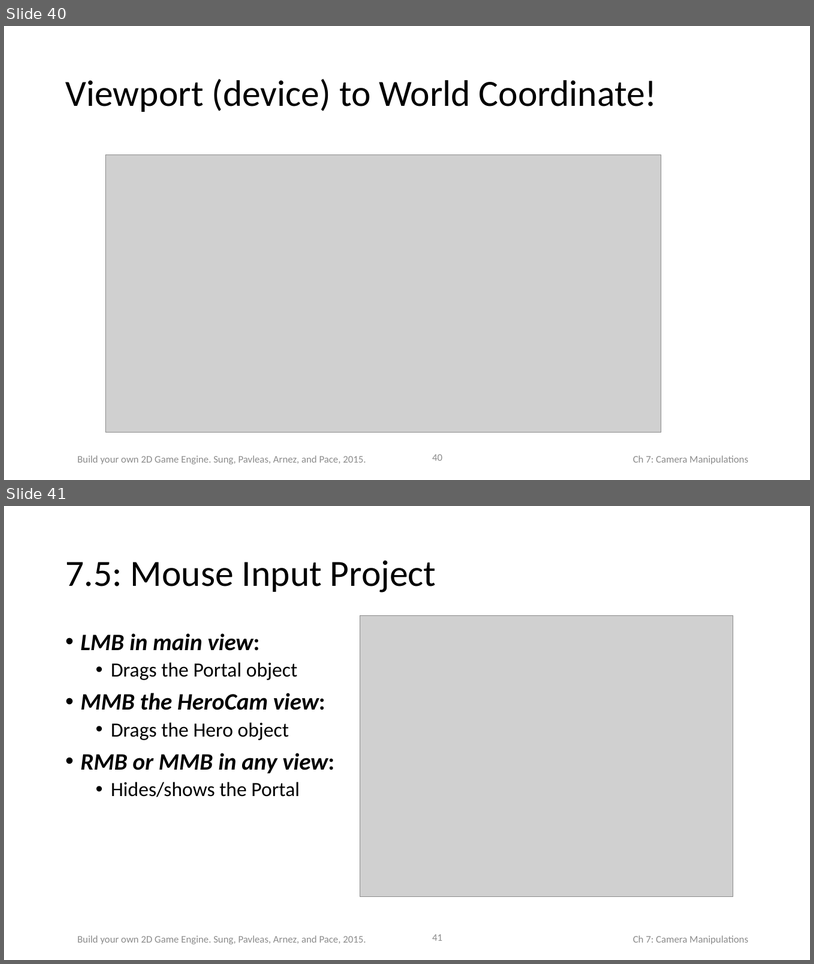
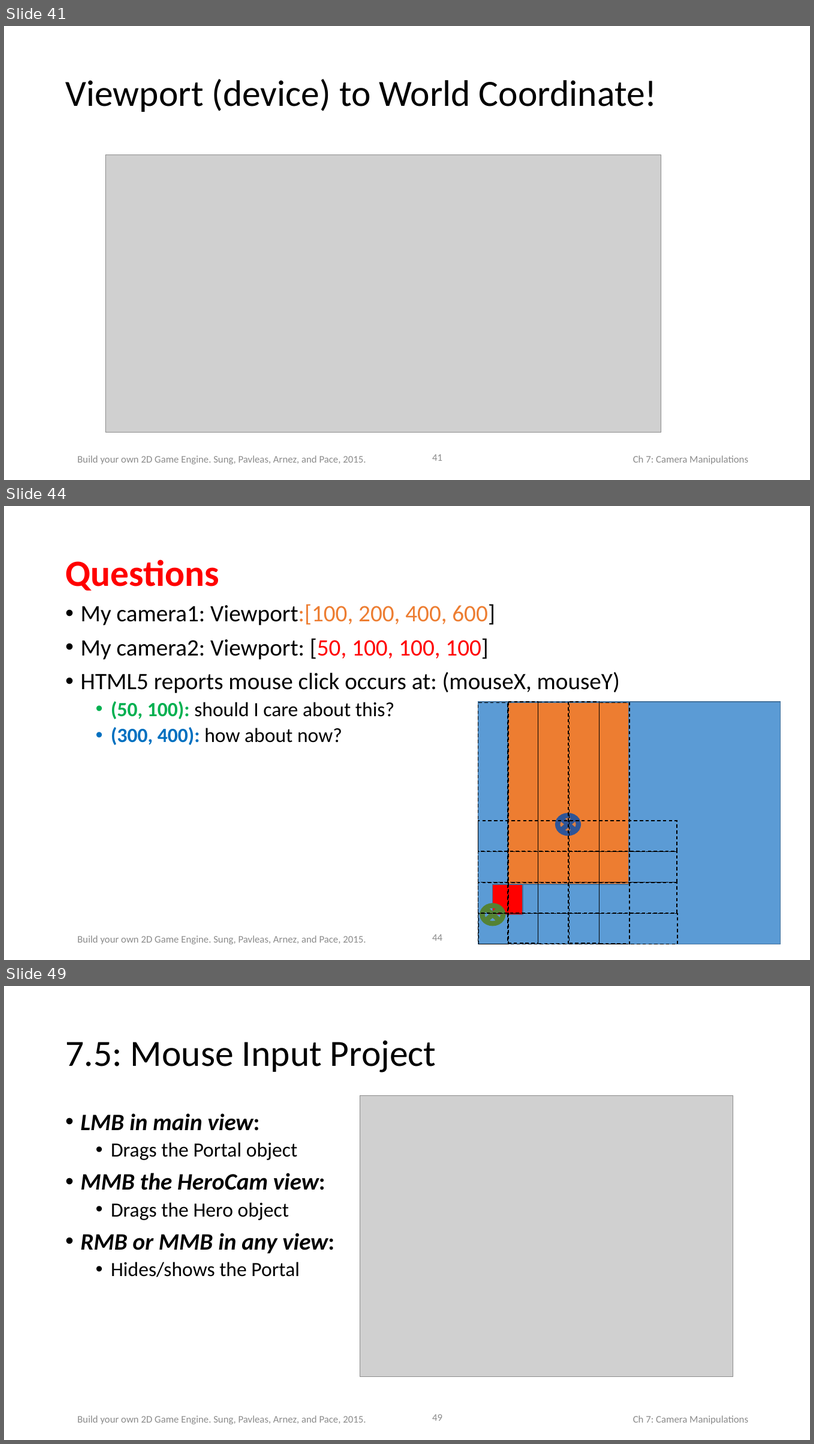
Before and after one commit to HTML5GameEngineGroup/html5engine, a slide deck: BookChapterContent/Slides/Chap7.pptx. Shown one above the other, each under a label of ours: slides 40 and 41 before the commit, slides 41, 44 and 49 after it; the slides between them are not shown. The pictures are 814x964 and 814x1444 pixels, drawn with LibreOffice and Linux fonts; fonts in the diff are those of the drawing; grey boxes stand for pictures. Boxes give left, top, right and bottom in pixels: in the first picture for what was removed or moved away, otherwise in the second. Text is boxed around its words. In the diff, an @@ line names an element or a change of style, - is before the commit and + after.

```diff
--- a/BookChapterContent/Slides/Chap7.pptx
+++ b/BookChapterContent/Slides/Chap7.pptx
@@ slide 44 added at box(4, 506, 810, 960), background #FFFFFF; not listed: 3 template elements that a slide beside it also shows @@
@@ title added at box(65, 559, 219, 591), 44 pt, text #FF0000, bold @@
+Questions
@@ text added at box(81, 604, 620, 745), 28 pt, text #000000 @@
+• My camera1: Viewport:[100, 200, 400, 600]
+• My camera2: Viewport: [50, 100, 100, 100]
+• HTML5 reports mouse click occurs at: (mouseX, mouseY)
+  • (50, 100): should I care about this?
+  • (300, 400): how about now?
@@ group added at box(478, 702, 781, 944): 12 rectangles, 2 flow chart summing junctions @@
@@ what was slide 40 is now slide 41 @@
@@ page number at box(432, 454, 443, 460): text changed @@
-40
+41
@@ what was slide 41 is now slide 49 @@
@@ page number at box(432, 1414, 443, 1420): text changed @@
-41
+49
```
Also in this commit, not shown: 1 slide changed, 7 other slides added.
